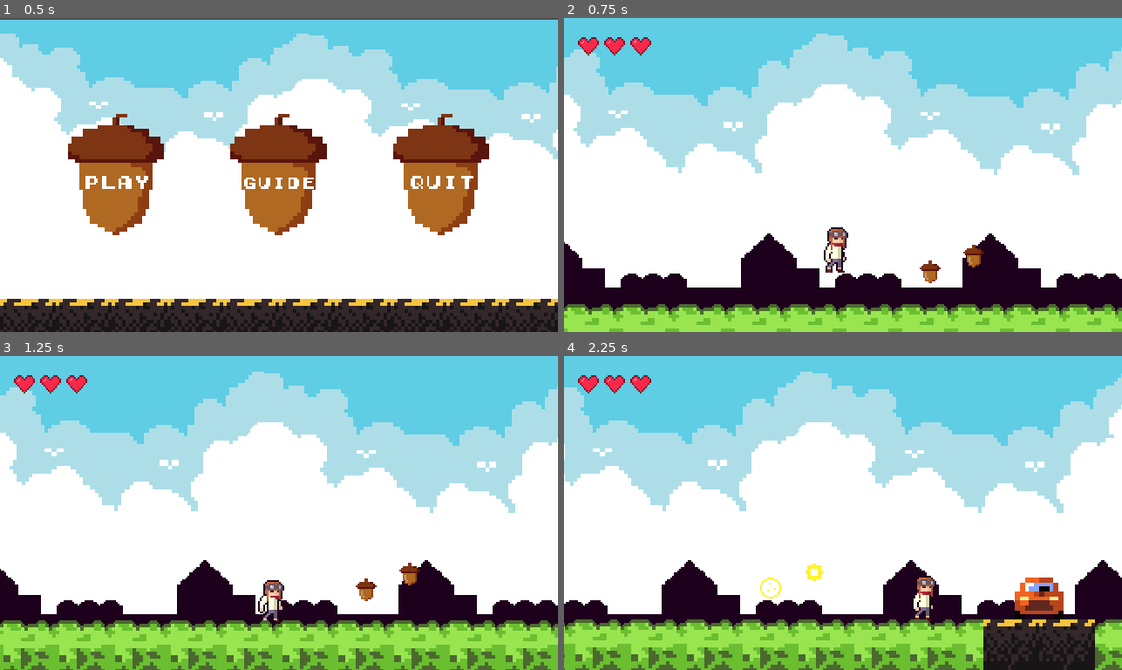
Above: before the commit, frames 1-4 (two rows, left to right).
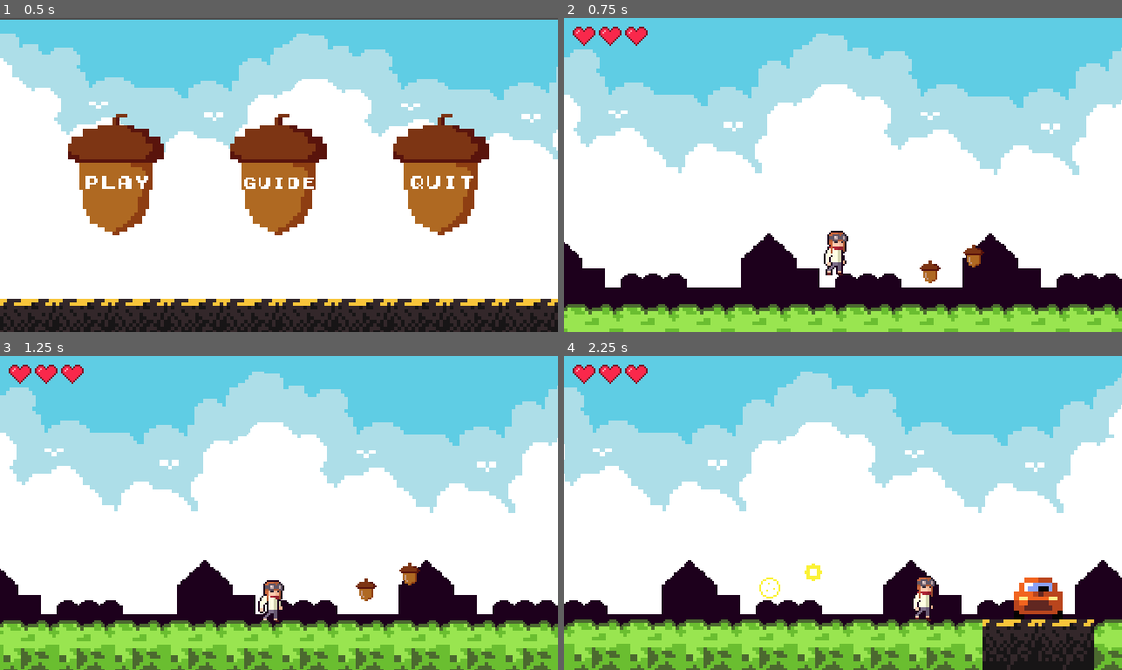
Above: after the commit, the same moments.

Repository: NathanFeldmeyer/GameJamDoubleTake
Game: Godot game, scene res://scenes/menu.tscn
Two runs of this game, one before a commit and one after it. Both use one fixed random seed, a clock stepped at 60 frames per second and the inputs below.
Inputs:
- Up to frame 1 (0.5 s): no input
- Up to frame 2 (0.75 s): click "PLAY" at 0.5 s
- Up to frame 3 (1.25 s): no input
- Up to frame 4 (2.25 s): hold D (move_right) from 1.28 s (still down); tap W (jump) at 1.52 s

Frame 1 is identical in both runs. In frame 2, 1.1% of the frame differs, in the area x 1-51%, y 2-82%; in frame 3, 0.8%; in frame 4, 2.3%, in the area x 0-100%, y 2-100%.

Commit message:
Updating hearts

Diff:
--- a/project.godot
+++ b/project.godot
@@ -17,6 +17,7 @@
 
 [autoload]
 
+CurrentHealth="*res://scripts/current_health.gd"
 Events="*res://scripts/Events.gd"
 
 [display]
--- /dev/null
+++ b/scenes/hearts_container.tscn
@@ -0,0 +1,7 @@
+[gd_scene load_steps=2 format=3 uid="uid://dc7gsy2ol3m5g"]
+
+[ext_resource type="Script" path="res://scripts/hearts.gd" id="1_47d0g"]
+
+[node name="hearts_container" type="HBoxContainer"]
+theme_override_constants/separation = 2
+script = ExtResource("1_47d0g")
--- /dev/null
+++ b/scenes/heartsgui.tscn
@@ -0,0 +1,16 @@
+[gd_scene load_steps=3 format=3 uid="uid://cfdyyvi8ifajg"]
+
+[ext_resource type="Script" path="res://scripts/heartsgui.gd" id="1_f77oh"]
+[ext_resource type="Texture2D" uid="uid://v5xstvk47e2x" path="res://assets/heartsprites1.png" id="2_qjkxm"]
+
+[node name="heartsgui" type="Panel"]
+self_modulate = Color(1, 1, 1, 0)
+custom_minimum_size = Vector2(13, 11)
+script = ExtResource("1_f77oh")
+
+[node name="Sprite2D" type="Sprite2D" parent="."]
+position = Vector2(-2, -3)
+texture = ExtResource("2_qjkxm")
+centered = false
+hframes = 2
+frame = 1
--- a/scenes/main.tscn
+++ b/scenes/main.tscn
@@ -2,7 +2,7 @@
 
 [ext_resource type="Script" path="res://scripts/main.gd" id="1_7d8kx"]
 [ext_resource type="PackedScene" uid="uid://crpem6jmtm72h" path="res://scenes/player.tscn" id="2"]
-[ext_resource type="Texture2D" uid="uid://cterpfhoojeud" path="res://assets/lessthan3.png" id="3_g7b76"]
+[ext_resource type="PackedScene" uid="uid://dc7gsy2ol3m5g" path="res://scenes/hearts_container.tscn" id="3_ajxsp"]
 [ext_resource type="Texture2D" uid="uid://du2yihjknen67" path="res://assets/background/bg-160px-sky.png" id="4_22uhj"]
 [ext_resource type="Script" path="res://scripts/ParallaxBackground.gd" id="4_j1s2n"]
 [ext_resource type="Texture2D" uid="uid://bq6jx741k3yq8" path="res://assets/Double-take-tilemap.png" id="4_ladsa"]
@@ -122,28 +122,14 @@
 
 [node name="UI" type="CanvasLayer" parent="."]
 
-[node name="Life" type="Control" parent="UI"]
-layout_mode = 3
-anchors_preset = 0
-offset_left = 8.0
-offset_top = 11.0
-offset_right = 53.0
-offset_bottom = 22.0
-scale = Vector2(0.934763, 0.934763)
-metadata/_edit_use_anchors_ = true
-
-[node name="Hearts" type="TextureRect" parent="UI/Life"]
-layout_mode = 0
-offset_left = -2.0
-offset_top = -3.0
-offset_right = 45.0
-offset_bottom = 12.0
-texture = ExtResource("3_g7b76")
-expand_mode = 1
-stretch_mode = 1
-
 [node name="LevelCompleted" parent="UI" instance=ExtResource("9_i5cwu")]
 visible = false
+
+[node name="hearts_container" parent="UI" instance=ExtResource("3_ajxsp")]
+offset_left = 5.0
+offset_top = 5.0
+offset_right = 48.0
+offset_bottom = 16.0
 
 [node name="player" parent="." instance=ExtResource("2")]
 position = Vector2(160, 121)
--- a/scripts/Hitbox.gd
+++ b/scripts/Hitbox.gd
@@ -3,3 +3,4 @@
 func _on_body_entered(body):
 	if body.name == "player":
 		get_tree().reload_current_scene()
+		CurrentHealth.damage()
--- /dev/null
+++ b/scripts/current_health.gd
@@ -0,0 +1,15 @@
+extends Node
+
+signal healthChanged
+
+var max_hearts: int = 3
+var hearts: int = max_hearts
+
+func damage():
+	hearts -= 1
+	print_debug(hearts)
+
+	if hearts < 0:
+		hearts = max_hearts
+
+	healthChanged.emit(hearts)
--- /dev/null
+++ b/scripts/hearts.gd
@@ -0,0 +1,20 @@
+extends HBoxContainer
+
+@onready var HeartGui = preload("res://scenes/heartsgui.tscn")
+
+func _ready():
+	pass
+
+func set_max_hearts(max_hearts: int):
+	for i in range(max_hearts):
+		var heart = HeartGui.instantiate()
+		add_child(heart)
+
+func update_hearts(health: int):
+	var hearts = get_children()
+
+	for i in range(health):
+		hearts[i].update(true)
+
+	for i in range(health, hearts.size()):
+		hearts[i].update(false)
--- /dev/null
+++ b/scripts/heartsgui.gd
@@ -0,0 +1,10 @@
+extends Panel
+
+@onready var sprite = $Sprite2D
+
+func _ready():
+	pass
+
+func update(whole: bool):
+	if whole: sprite.frame = 0
+	else: sprite.frame = 1
--- a/scripts/main.gd
+++ b/scripts/main.gd
@@ -1,8 +1,13 @@
 extends Node2D
 
 @onready var level_completed = $UI/LevelCompleted
+@onready var heartscontainer = $UI/hearts_container
+@onready var player = $player
 
 func _ready():
+	heartscontainer.set_max_hearts(CurrentHealth.max_hearts)
+	heartscontainer.update_hearts(CurrentHealth.hearts)
+	CurrentHealth.healthChanged.connect(heartscontainer.update_hearts)
 	RenderingServer.set_default_clear_color(Color.DARK_SLATE_BLUE)
 	Events.level_completed.connect(show_level_completed)
 
--- a/scripts/player_controller.gd
+++ b/scripts/player_controller.gd
@@ -8,13 +8,9 @@
 var is_moving: bool = false
 var was_in_air : bool = false
 var animation_lock: bool = false
-var current_health: int = 3
-var fallThresholdY = 500
-var starting_position = Vector2(0, 0)
 
 func _ready():
 	anim.play("Idle")  # Start with the "Idle" animation
-	starting_position = position
 
 func get_input(delta):
 	velocity.x = 0
@@ -50,7 +46,6 @@
 	get_input(delta)
 
 	var direction = Input.get_axis("move_left", "move_right")
-	var playerY = position.y
 
 	# Rotate
 	if direction == 1:
@@ -58,23 +53,9 @@
 	elif direction == -1:
 		anim.flip_h = true
 
-	if playerY < fallThresholdY:
-		lose_life()
-
 func jump():
 	velocity.y -= JUMP_FORCE
 	anim.play("jump")
 
-
 #func land():
 		#anim.play("jump end")
-
-func lose_life():
-	current_health -= 1
-	if current_health >= 0:
-		position = starting_position
-		print_debug("respawned!")
-
-#func respawn():
-	#if current_health >= 0:
-		#position = starting_position
Binary file added: assets/heartsprites1.png
Not shown, added: assets/heartsprites1.png.import
